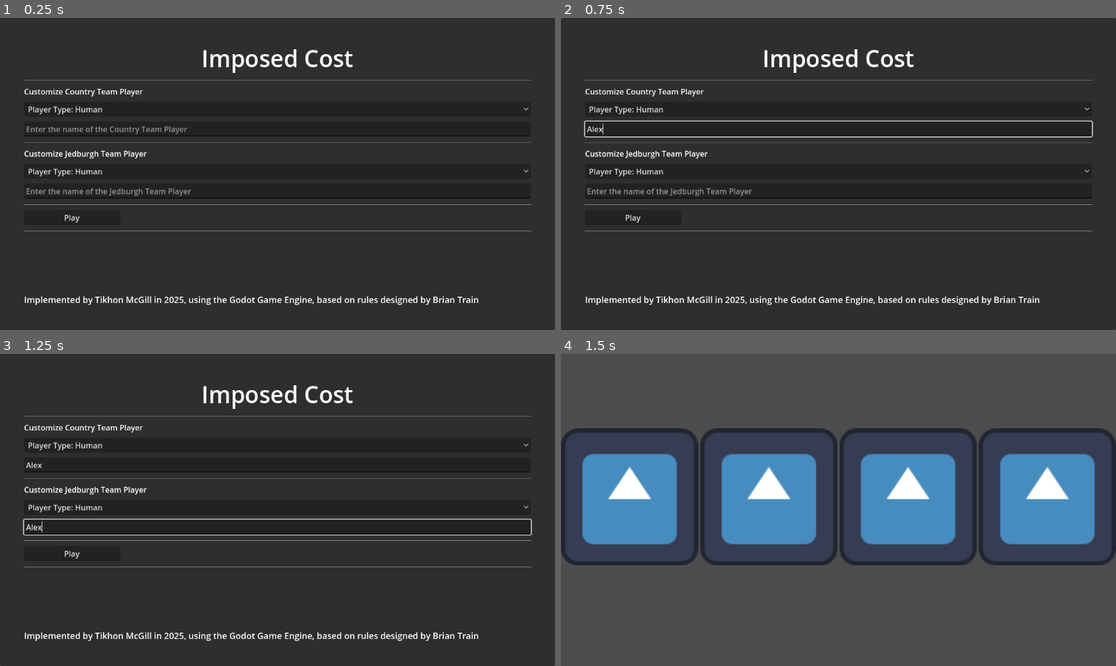
Above: before the commit, frames 1-4 (two rows, left to right).
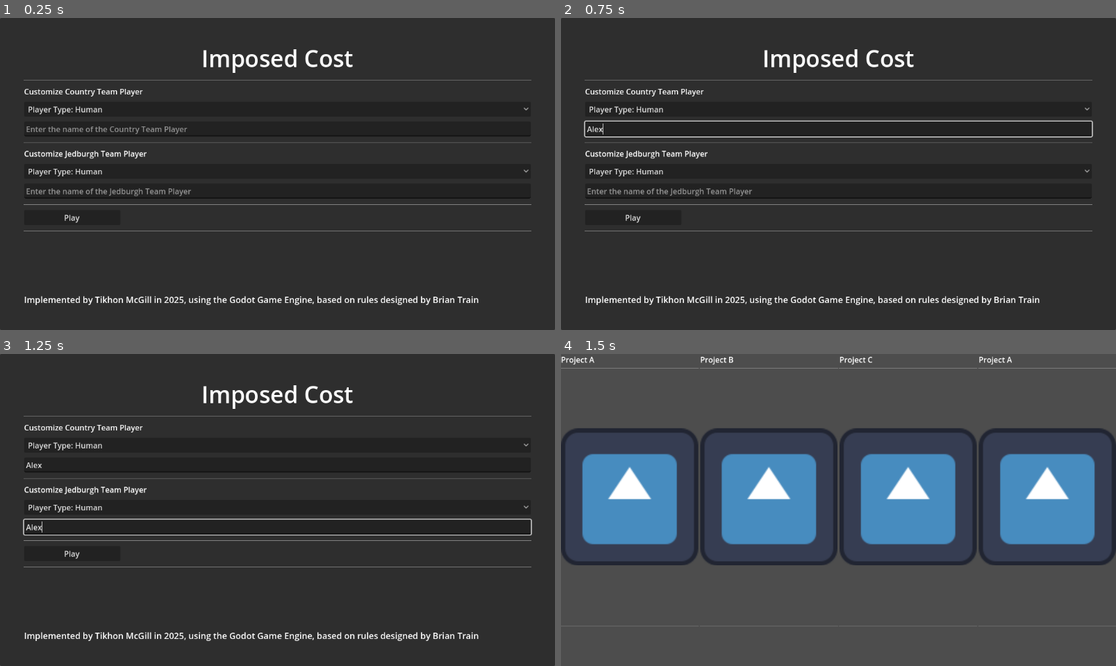
Above: after the commit, the same moments.

Repository: TikhonMcGill/ImposedCost
Game: Godot game, scene res://assets/scenes/main_menu/main_menu.tscn
Two runs of this game, one before a commit and one after it. Both use one fixed random seed, a clock stepped at 60 frames per second and the inputs below. The engine's default icon, where the game draws it, is replaced by a stand-in: a white triangle on a blue panel in a dark square.
Inputs (mouse positions are in pixels of both pictures, inside the frame that each line leads up to):
- Up to frame 1 (0.25 s): no input
- Up to frame 2 (0.75 s): click (838, 130) at 0.52 s; type "Alex" at 0.6 s
- Up to frame 3 (1.25 s): click (277, 525) at 0.75 s; type "Alex" at 0.83 s
- Up to frame 4 (1.5 s): click "Play" at 1.25 s

Frames 1-3 are identical in both runs. In frame 4, 0.7% of the frame differs, in the area x 0-100%, y 0-88%.
Error after the commit: Invalid access to property or key 'project_card' on a base object of type 'Nil'. (res://assets/scenes/game/project_container/project_container.gd:17)

Commit message:
Make Project own resource

Diff:
--- a/assets/scenes/game/game.gd
+++ b/assets/scenes/game/game.gd
@@ -6,11 +6,6 @@
 
 var country_team_player: Player
 var jedburgh_team_player: Player
-
-@onready var project_a_container: VBoxContainer = $GameBoard/HBoxContainer/ProjectAContainer
-@onready var project_b_container: VBoxContainer = $GameBoard/HBoxContainer/ProjectBContainer
-@onready var project_c_container: VBoxContainer = $GameBoard/HBoxContainer/ProjectCContainer
-@onready var project_d_container: VBoxContainer = $GameBoard/HBoxContainer/ProjectDContainer
 
 func _ready() -> void:
 	_setup_game()
@@ -30,7 +25,8 @@
 	jedburgh_team_player.my_game = game_state
 
 func handle_move_taken(move: Move) -> void:
-	pass
+	if move is SelectProjectsMove:
+		var projects: Array[Project]
 
 func _setup_game() -> void:
 	randomize()
--- a/assets/scenes/game/game.tscn
+++ b/assets/scenes/game/game.tscn
@@ -1,6 +1,7 @@
-[gd_scene load_steps=3 format=3 uid="uid://bhuq1yrd5xvgf"]
+[gd_scene load_steps=4 format=3 uid="uid://bhuq1yrd5xvgf"]
 
 [ext_resource type="Script" path="res://assets/scenes/game/game.gd" id="1_u5a5u"]
+[ext_resource type="PackedScene" uid="uid://cqmvug1vyaxk5" path="res://assets/scenes/game/project_container/project_container.tscn" id="2_8v3u6"]
 [ext_resource type="Texture2D" uid="uid://b7gejfpcrvx6y" path="res://icon.svg" id="2_pnjer"]
 
 [node name="Game" type="Node"]
@@ -16,31 +17,31 @@
 [node name="HBoxContainer" type="HBoxContainer" parent="GameBoard"]
 layout_mode = 2
 
-[node name="ProjectAContainer" type="VBoxContainer" parent="GameBoard/HBoxContainer"]
-layout_mode = 2
-size_flags_horizontal = 3
-
-[node name="TextureRect" type="TextureRect" parent="GameBoard/HBoxContainer/ProjectAContainer"]
-layout_mode = 2
-size_flags_vertical = 3
-texture = ExtResource("2_pnjer")
-stretch_mode = 5
-
-[node name="TimeLabel" type="Label" parent="GameBoard/HBoxContainer/ProjectAContainer"]
-layout_mode = 2
-
-[node name="BudgetLabel" type="Label" parent="GameBoard/HBoxContainer/ProjectAContainer"]
+[node name="ProjectContainer" parent="GameBoard/HBoxContainer" instance=ExtResource("2_8v3u6")]
 layout_mode = 2
 
 [node name="ProjectBContainer" type="VBoxContainer" parent="GameBoard/HBoxContainer"]
 layout_mode = 2
 size_flags_horizontal = 3
 
+[node name="BLabel" type="Label" parent="GameBoard/HBoxContainer/ProjectBContainer"]
+layout_mode = 2
+text = "Project B"
+
+[node name="HSeparator2" type="HSeparator" parent="GameBoard/HBoxContainer/ProjectBContainer"]
+layout_mode = 2
+
 [node name="TextureRect" type="TextureRect" parent="GameBoard/HBoxContainer/ProjectBContainer"]
 layout_mode = 2
 size_flags_vertical = 3
 texture = ExtResource("2_pnjer")
 stretch_mode = 5
+
+[node name="HSeparator" type="HSeparator" parent="GameBoard/HBoxContainer/ProjectBContainer"]
+layout_mode = 2
+
+[node name="ProjectNameLabel" type="Label" parent="GameBoard/HBoxContainer/ProjectBContainer"]
+layout_mode = 2
 
 [node name="TimeLabel" type="Label" parent="GameBoard/HBoxContainer/ProjectBContainer"]
 layout_mode = 2
@@ -52,11 +53,24 @@
 layout_mode = 2
 size_flags_horizontal = 3
 
+[node name="ALabel" type="Label" parent="GameBoard/HBoxContainer/ProjectCContainer"]
+layout_mode = 2
+text = "Project C"
+
+[node name="HSeparator2" type="HSeparator" parent="GameBoard/HBoxContainer/ProjectCContainer"]
+layout_mode = 2
+
 [node name="TextureRect" type="TextureRect" parent="GameBoard/HBoxContainer/ProjectCContainer"]
 layout_mode = 2
 size_flags_vertical = 3
 texture = ExtResource("2_pnjer")
 stretch_mode = 5
+
+[node name="HSeparator" type="HSeparator" parent="GameBoard/HBoxContainer/ProjectCContainer"]
+layout_mode = 2
+
+[node name="ProjectNameLabel" type="Label" parent="GameBoard/HBoxContainer/ProjectCContainer"]
+layout_mode = 2
 
 [node name="TimeLabel" type="Label" parent="GameBoard/HBoxContainer/ProjectCContainer"]
 layout_mode = 2
@@ -68,12 +82,25 @@
 layout_mode = 2
 size_flags_horizontal = 3
 
+[node name="ALabel" type="Label" parent="GameBoard/HBoxContainer/ProjectDContainer"]
+layout_mode = 2
+text = "Project A"
+
+[node name="HSeparator2" type="HSeparator" parent="GameBoard/HBoxContainer/ProjectDContainer"]
+layout_mode = 2
+
 [node name="TextureRect" type="TextureRect" parent="GameBoard/HBoxContainer/ProjectDContainer"]
 layout_mode = 2
 size_flags_vertical = 3
 texture = ExtResource("2_pnjer")
 stretch_mode = 5
 
+[node name="HSeparator" type="HSeparator" parent="GameBoard/HBoxContainer/ProjectDContainer"]
+layout_mode = 2
+
+[node name="ProjectNameLabel" type="Label" parent="GameBoard/HBoxContainer/ProjectDContainer"]
+layout_mode = 2
+
 [node name="TimeLabel" type="Label" parent="GameBoard/HBoxContainer/ProjectDContainer"]
 layout_mode = 2
 
--- /dev/null
+++ b/assets/scenes/game/project_container/project_container.gd
@@ -0,0 +1,24 @@
+class_name ProjectContainer
+extends VBoxContainer
+
+##A GUI Container representing an Imposed Cost Project
+
+@onready var project_label: Label = $ProjectLabel ##Label for the Project Place (A, B, C or D)
+
+@onready var project_card_texture_rect: TextureRect = $ProjectCardTextureRect ##TextureRect for Project Card's Image
+
+@onready var project_name_label: Label = $ProjectNameLabel ##Label to write the name of the Project in
+@onready var time_label: Label = $TimeLabel ##Label for the Project's Time Value
+@onready var budget_label: Label = $BudgetLabel ##Label for the Project's Budget Value
+
+var my_project: Project ##The Project this Container represents, updated per-frame
+
+func _process(delta: float) -> void:
+	project_name_label.text = my_project.project_card.card_name
+	time_label.text = "Time: %d" % my_project.time
+	budget_label.text = "Budget: %d" % my_project.budget
+
+##Set the Project Container's Project
+func set_project(project: Project) -> void:
+	my_project = project
+	project_card_texture_rect.texture = project.project_card.card_image
--- /dev/null
+++ b/assets/scenes/game/project_container/project_container.tscn
@@ -0,0 +1,33 @@
+[gd_scene load_steps=3 format=3 uid="uid://cqmvug1vyaxk5"]
+
+[ext_resource type="Script" path="res://assets/scenes/game/project_container/project_container.gd" id="1_7lc6d"]
+[ext_resource type="Texture2D" uid="uid://b7gejfpcrvx6y" path="res://icon.svg" id="1_ds58a"]
+
+[node name="ProjectContainer" type="VBoxContainer"]
+size_flags_horizontal = 3
+script = ExtResource("1_7lc6d")
+
+[node name="ProjectLabel" type="Label" parent="."]
+layout_mode = 2
+text = "Project A"
+
+[node name="HSeparator2" type="HSeparator" parent="."]
+layout_mode = 2
+
+[node name="ProjectCardTextureRect" type="TextureRect" parent="."]
+layout_mode = 2
+size_flags_vertical = 3
+texture = ExtResource("1_ds58a")
+stretch_mode = 5
+
+[node name="HSeparator" type="HSeparator" parent="."]
+layout_mode = 2
+
+[node name="ProjectNameLabel" type="Label" parent="."]
+layout_mode = 2
+
+[node name="TimeLabel" type="Label" parent="."]
+layout_mode = 2
+
+[node name="BudgetLabel" type="Label" parent="."]
+layout_mode = 2
--- a/assets/scripts/game_state/game_state.gd
+++ b/assets/scripts/game_state/game_state.gd
@@ -158,7 +158,7 @@
 func do_move(move: Move) -> void:
 	if move is SelectProjectsMove:
 		for p: ProjectCard in move.projects_to_select:
-			var new_project: Project = Project.new(p.min_time, p.min_budget, p.card_name)
+			var new_project: Project = Project.new(p.min_time, p.min_budget, p)
 			projects.append(new_project)
 
 	move_taken.emit(move)
@@ -196,13 +196,3 @@
 	elif phase == PHASE.TURN_END:
 		do_turn_end_phase()
 		phase = PHASE.DRAW_CARDS
-
-class Project:
-	var time: int
-	var budget: int
-	var project_name: String
-
-	func _init(min_time: int, min_budget: int, _project_name: String) -> void:
-		time = min_time
-		budget = min_budget
-		project_name = _project_name
--- /dev/null
+++ b/assets/scripts/game_state/project.gd
@@ -0,0 +1,13 @@
+class_name Project
+extends Resource
+
+##A Resource representing an Imposed Cost Project that is in play
+
+var time: int ##The Time Value of the Project
+var budget: int ##The Budget Value of the Project
+var project_card: ProjectCard ##The Project Card used as the Blueprint for the Project
+
+func _init(min_time: int, min_budget: int, _card: ProjectCard) -> void:
+	time = min_time
+	budget = min_budget
+	project_card = _card
Not shown, changed: admin/plans.txt
